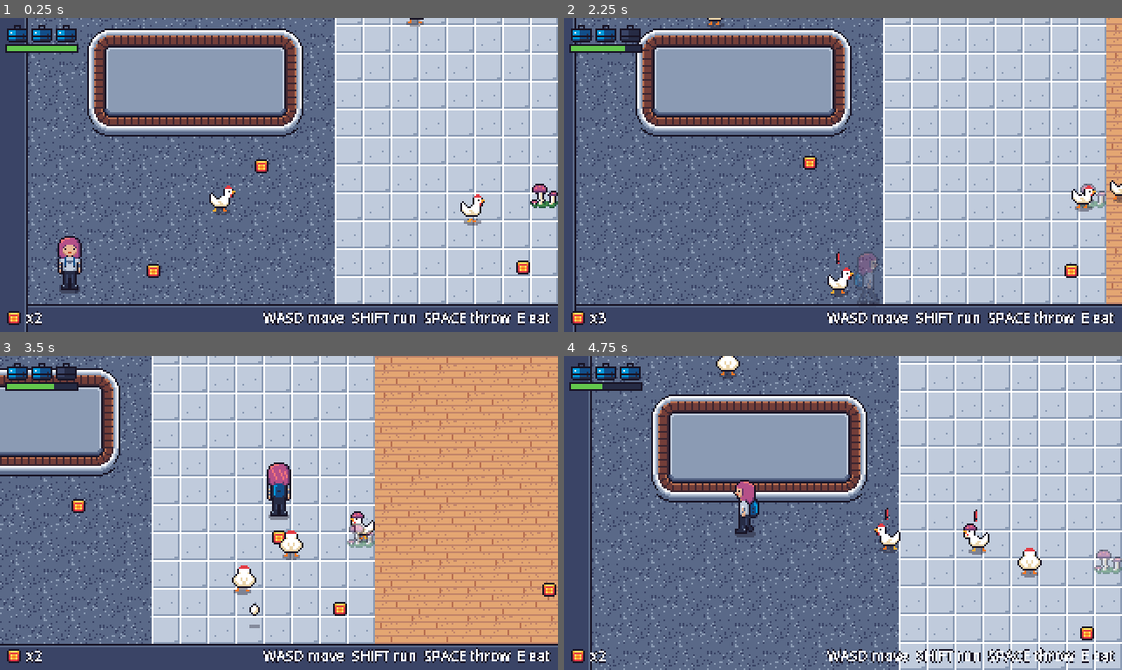
Above: before the commit, frames 1-4 (two rows, left to right).
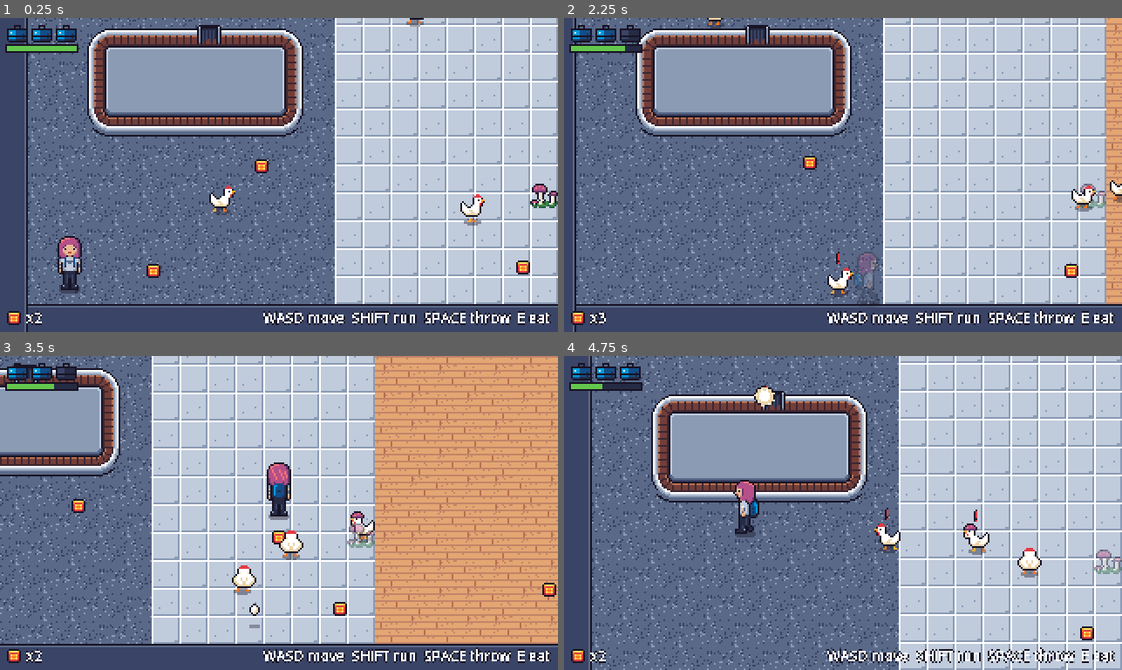
Above: after the commit, the same moments.

Repository: mvdmakesthings/PlanePoultryPanic
Game: Godot game, scene res://scenes/levels/prototype_room.tscn
Two runs of this game, one before a commit and one after it. Both use one fixed random seed, a clock stepped at 60 frames per second and the inputs below.
Inputs (mouse positions are in pixels of both pictures, inside the frame that each line leads up to):
- Up to frame 1 (0.25 s): no input
- Up to frame 2 (2.25 s): move the mouse to (965, 159) at 0.52 s; hold D (move_right) 0.53-1.28 s; hold Shift (run) 0.53-1.28 s; click (965, 159) at 0.67 s; move the mouse to (731, 190) at 1.27 s; hold S (move_down) 1.28-2.03 s; tap E (eat_snack) at 1.35 s; tap Shift (run) at 1.55 s; move the mouse to (898, 105) at 2.02 s; hold D (move_right) from 2.03 s (still down); hold Shift (run) from 2.03 s (still down)
- Up to frame 3 (3.5 s): move the mouse to (251, 575) at 2.77 s; release D (move_right) at 2.78 s; release Shift (run) at 2.78 s; hold W (move_up) from 2.78 s (still down); tap Space (throw_snack) at 2.85 s; click (251, 575) at 2.92 s; tap Shift (run) at 3.05 s
- Up to frame 4 (4.75 s): move the mouse to (1010, 560) at 3.52 s; release W (move_up) at 3.53 s; hold Shift (run) 3.53-4.28 s; hold A (move_left) from 3.53 s (still down); move the mouse to (675, 465) at 4.27 s; tap E (eat_snack) at 4.35 s; tap Shift (run) at 4.55 s

The runs differ from the first frame. In frame 1, 0.2% of the frame differs, in the area x 35-40%, y 2-9%; in frame 2, 0.2%; in frame 3, less than 0.1%; in frame 4, 0.5%, in the area x 27-40%, y 0-18%.

Commit message:
Make the carousel belt carry things into a chicken-defeating chute
Only the center island is solid now. The belt ring is walkable and
carries chickens, snacks, and the player clockwise, turning at each
corner so things ride the whole loop. A chute on the back belt
defeats any chicken carried into it, which bursts into a feather
poof; the player can't fit through.

- Chickens' navigation treats the chute as an obstacle, so they only
  fall in when the belt carries them while distracted
- New feather poof effect and carousel chute tile
- New player_blockers physics layer for the chute
- Smoke tests cover riding the belt, the chute, and the full loop

Diff:
--- a/game/project.godot
+++ b/game/project.godot
@@ -37,6 +37,7 @@
 2d_physics/layer_1="world"
 2d_physics/layer_2="player"
 2d_physics/layer_3="chickens"
+2d_physics/layer_4="player_blockers"
 
 [rendering]
 
--- a/game/scenes/characters/player.tscn
+++ b/game/scenes/characters/player.tscn
@@ -7,7 +7,7 @@
 
 [node name="Player" type="CharacterBody2D" groups=["player"]]
 collision_layer = 2
-collision_mask = 1
+collision_mask = 9
 motion_mode = 1
 script = ExtResource("1_player")
 
--- /dev/null
+++ b/game/scenes/objects/feather_poof.tscn
@@ -0,0 +1,12 @@
+[gd_scene format=3]
+
+[ext_resource type="Script" path="res://scripts/objects/feather_poof.gd" id="1_poof"]
+[ext_resource type="Texture2D" path="res://assets/sprites/feather_poof.png" id="2_texture"]
+
+[node name="FeatherPoof" type="Node2D"]
+script = ExtResource("1_poof")
+
+[node name="Sprite2D" type="Sprite2D" parent="."]
+texture = ExtResource("2_texture")
+offset = Vector2(0, -8)
+hframes = 6
--- a/game/scripts/characters/chicken.gd
+++ b/game/scripts/characters/chicken.gd
@@ -8,6 +8,9 @@
 ##   rage:   chases faster than the player walks, sees further, gives up later
 ##   egg:    stops at range and fires eggs at the player
 
+## Emitted just before a defeated chicken is removed.
+signal defeated
+
 enum State { WANDER, PURSUE, INVESTIGATE, EATING, SEEK_MUSHROOM, FEEDING, WINDUP }
 
 const WALK_SHEET := preload("res://assets/sprites/chicken_walk.png")
@@ -18,6 +21,7 @@
 	"egg": preload("res://assets/sprites/chicken_egg_walk.png"),
 }
 const EGG_SCENE := preload("res://scenes/objects/egg_projectile.tscn")
+const POOF_SCENE := preload("res://scenes/objects/feather_poof.tscn")
 const FRAME_SIZE := Vector2i(16, 16)
 const SHADOW_COLOR := Color(0.094, 0.078, 0.145, 0.4)
 const WORLD_LAYER := 1
@@ -125,7 +129,11 @@
 				_seek_mushroom()
 			State.WINDUP:
 				_windup()
+		velocity += Carousel.push_for(get_tree(), global_position)
 	move_and_slide()
+	if not _is_hopping() and Carousel.in_any_chute(get_tree(), global_position):
+		defeat()
+		return
 	if state == State.WANDER and get_slide_collision_count() > 0:
 		_pick_wander()
 	if velocity.length() > 1.0:
@@ -138,6 +146,15 @@
 func alert() -> void:
 	if state in [State.WANDER, State.SEEK_MUSHROOM]:
 		_start_pursuit(false)
+
+
+## Bursts into feathers and leaves the game.
+func defeat() -> void:
+	var poof := POOF_SCENE.instantiate() as Node2D
+	poof.position = position
+	get_parent().add_child(poof)
+	defeated.emit()
+	queue_free()
 
 
 ## Powers the chicken up immediately. Also used by tests and debugging.
--- a/game/scripts/characters/player.gd
+++ b/game/scripts/characters/player.gd
@@ -68,6 +68,7 @@
 
 	_knockback = _knockback.move_toward(Vector2.ZERO, knockback_decay * delta)
 	velocity = input * (run_speed if running else walk_speed) + _knockback
+	velocity += Carousel.push_for(get_tree(), global_position)
 	move_and_slide()
 
 	_update_animation(input, running)
--- a/game/scripts/levels/prototype_room.gd
+++ b/game/scripts/levels/prototype_room.gd
@@ -25,10 +25,14 @@
 const CAROUSEL_ROWS := {
 	"top_left": 0, "top": 1, "top_right": 2,
 	"left": 3, "island": 4, "right": 5,
-	"bottom_left": 6, "bottom": 7, "bottom_right": 8,
+	"bottom_left": 6, "bottom": 7, "bottom_right": 8, "chute": 9,
 }
 ## Carousel position and size in tiles.
 const CAROUSEL_RECT := Rect2i(3, 9, 8, 4)
+## Which tile column of the carousel's back belt holds the chute.
+const CHUTE_COLUMN := 4
+## Blocks only the player (physics layer 4), so chickens can fall through.
+const PLAYER_BLOCKER_LAYER := 8
 ## The departure gate the player must reach, in tiles.
 const EXIT_RECT := Rect2i(25, 4, 3, 2)
 const GATE_COLOR := Color("63c74d")
@@ -128,6 +132,8 @@
 				piece = vertical + "_" + horizontal
 			elif vertical != "" or horizontal != "":
 				piece = vertical + horizontal
+			if piece == "top" and x == r.position.x + CHUTE_COLUMN:
+				piece = "chute"
 			_props.set_cell(Vector2i(x, y), 1, Vector2i(0, CAROUSEL_ROWS[piece]))
 
 
@@ -137,14 +143,29 @@
 	_add_wall(Rect2(0, room_px.y - TILE, room_px.x, TILE))
 	_add_wall(Rect2(0, 0, TILE, room_px.y))
 	_add_wall(Rect2(room_px.x - TILE, 0, TILE, room_px.y))
-	# The carousel's transparent margin (2px at the top and sides) stays walkable.
+	_build_carousel()
+
+
+## The belt ring is walkable; only the raised island is solid. Pixel
+## offsets match the carousel tile art (see tools/sprites/carousel.py).
+func _build_carousel() -> void:
 	var c := Rect2(CAROUSEL_RECT.position * TILE, CAROUSEL_RECT.size * TILE)
-	_add_wall(Rect2(c.position + Vector2(2, 4), c.size - Vector2(4, 4)))
-
-
-func _add_wall(rect: Rect2) -> void:
+	var outer := Rect2(c.position + Vector2(2, 2), c.size - Vector2(4, 3))
+	var island := Rect2(c.position + Vector2(12, 12), c.size - Vector2(24, 23))
+	var chute_x := c.position.x + CHUTE_COLUMN * TILE
+	var chute := Rect2(chute_x + 2, c.position.y + 2, TILE - 4, 10)
+	_add_wall(island)
+	# The player bumps into the chute instead of riding into it.
+	_add_wall(chute.grow(1), PLAYER_BLOCKER_LAYER)
+
+	var carousel := Carousel.new()
+	carousel.setup(outer, island, chute)
+	add_child(carousel)
+
+
+func _add_wall(rect: Rect2, layer := 1) -> void:
 	var body := StaticBody2D.new()
-	body.collision_layer = 1
+	body.collision_layer = layer
 	body.collision_mask = 0
 	var shape := CollisionShape2D.new()
 	var box := RectangleShape2D.new()
@@ -160,7 +181,9 @@
 	var walkable := NavigationPolygon.new()
 	walkable.agent_radius = NAV_AGENT_RADIUS
 	walkable.parsed_geometry_type = NavigationPolygon.PARSED_GEOMETRY_STATIC_COLLIDERS
-	walkable.parsed_collision_mask = 1
+	# Include the chute, so chickens never choose to walk into it. They only
+	# fall in when the belt carries them there.
+	walkable.parsed_collision_mask = 1 | PLAYER_BLOCKER_LAYER
 	walkable.source_geometry_mode = NavigationPolygon.SOURCE_GEOMETRY_GROUPS_WITH_CHILDREN
 	walkable.source_geometry_group_name = NAV_OBSTACLES
 	var room_px := Vector2(ROOM * TILE)
--- /dev/null
+++ b/game/scripts/objects/carousel.gd
@@ -0,0 +1,58 @@
+class_name Carousel
+extends Node2D
+## Gameplay for a baggage carousel. The ring around the raised island is a
+## clockwise belt that carries anything standing or lying on it. Chickens
+## carried into the chute are defeated; the player can't fit through it.
+##
+## The room paints the tiles; this node only knows the carousel's shape.
+
+## How fast the belt carries things, in pixels per second.
+@export var belt_speed := 40.0
+
+## Everything inside the outer rim, in world pixels.
+var outer: Rect2
+## The raised center island. Solid; the belt runs around it.
+var island: Rect2
+## The chute opening on the back belt.
+var chute: Rect2
+
+
+func _ready() -> void:
+	add_to_group("conveyors")
+
+
+func setup(outer_rect: Rect2, island_rect: Rect2, chute_rect: Rect2) -> void:
+	outer = outer_rect
+	island = island_rect
+	chute = chute_rect
+
+
+## Belt velocity at a world position, or zero off the belt.
+func push_at(pos: Vector2) -> Vector2:
+	if not outer.has_point(pos) or island.has_point(pos):
+		return Vector2.ZERO
+	# Check the side columns first, so each corner turns things onto the next
+	# run of the loop instead of carrying them straight off the belt.
+	if pos.x < island.position.x:
+		return (Vector2.RIGHT if pos.y < island.position.y else Vector2.UP) * belt_speed
+	if pos.x >= island.end.x:
+		return (Vector2.LEFT if pos.y >= island.end.y else Vector2.DOWN) * belt_speed
+	if pos.y < island.position.y:
+		return Vector2.RIGHT * belt_speed
+	return Vector2.LEFT * belt_speed
+
+
+## Total belt velocity from every carousel at a world position.
+static func push_for(tree: SceneTree, pos: Vector2) -> Vector2:
+	var total := Vector2.ZERO
+	for node in tree.get_nodes_in_group("conveyors"):
+		total += (node as Carousel).push_at(pos)
+	return total
+
+
+## True if the position is inside any carousel's chute.
+static func in_any_chute(tree: SceneTree, pos: Vector2) -> bool:
+	for node in tree.get_nodes_in_group("conveyors"):
+		if (node as Carousel).chute.has_point(pos):
+			return true
+	return false
--- /dev/null
+++ b/game/scripts/objects/feather_poof.gd
@@ -0,0 +1,18 @@
+extends Node2D
+## The burst of feathers a defeated chicken leaves behind. Plays once.
+
+const FRAMES := 6
+const FPS := 12.0
+
+var _time := 0.0
+
+@onready var _sprite: Sprite2D = $Sprite2D
+
+
+func _process(delta: float) -> void:
+	_time += delta
+	var frame := int(_time * FPS)
+	if frame >= FRAMES:
+		queue_free()
+		return
+	_sprite.frame = frame
--- a/game/scripts/objects/thrown_snack.gd
+++ b/game/scripts/objects/thrown_snack.gd
@@ -22,6 +22,11 @@
 
 func _physics_process(delta: float) -> void:
 	if _landed:
+		# Snacks lying on a carousel ride the belt, and vanish down the chute.
+		position += Carousel.push_for(get_tree(), global_position) * delta
+		if Carousel.in_any_chute(get_tree(), global_position):
+			queue_free()
+			return
 		lifetime -= delta
 		# Blink during the last two seconds so the player knows it's going stale.
 		visible = lifetime > 2.0 or int(lifetime * 8.0) % 2 == 0
--- a/game/tests/prototype_smoke.gd
+++ b/game/tests/prototype_smoke.gd
@@ -54,8 +54,8 @@
 		await get_tree().physics_frame
 		_check(player.health == hurt_health + 1, "eating a snack heals 1")
 
-	# A snack thrown into the carousel must land outside it, or chickens
-	# would push against the carousel forever trying to reach it.
+	# A snack thrown at the carousel must not land on the solid island, or
+	# chickens would push against it forever trying to reach the snack.
 	for lure in get_tree().get_nodes_in_group("snack_lures"):
 		lure.queue_free()
 	player.global_position = Vector2(140, 214)
@@ -69,29 +69,34 @@
 	if lures.size() == 1:
 		var landed: Vector2 = lures[0].global_position
 		print("snack thrown at the carousel landed at %s" % landed)
-		_check(landed.y >= 208.0, "snack thrown at the carousel stays outside it")
-
-	# Pathfinding: a chicken north of the carousel must walk around it to
-	# reach a snack directly south of it.
+		_check(landed.y >= 197.0, "snack thrown at the carousel stops short of the island")
+
+	# Pathfinding: a chicken west of the carousel must route around the
+	# solid island to reach a snack directly east of it.
 	for lure in get_tree().get_nodes_in_group("snack_lures"):
 		lure.queue_free()
 	var chickens := get_tree().get_nodes_in_group("chickens")
 	for i in range(1, chickens.size()):
 		chickens[i].queue_free()
 	var runner: Chicken = chickens[0]
-	runner.global_position = Vector2(112, 136)
+	runner.global_position = Vector2(28, 176)
+	runner.snack_notice_range = 200.0  # this test is about routing, not senses
 	runner.state = Chicken.State.WANDER
 	runner.set_physics_process(true)
 	player.global_position = Vector2(440, 290)
 	var bait: ThrownSnack = preload("res://scenes/objects/thrown_snack.tscn").instantiate()
 	bait.direction = Vector2.ZERO
-	bait.position = Vector2(112, 230)
+	bait.position = Vector2(196, 176)
 	room.get_node("Entities").add_child(bait)
-	await _wait(4.0)
-	_check(runner.state == Chicken.State.EATING, "chicken paths around the carousel to a snack")
+	await _wait(6.0)
+	if is_instance_valid(runner):
+		print("pathfinding chicken at %s, state %d" % [runner.global_position, runner.state])
+	_check(is_instance_valid(runner) and not is_instance_valid(bait),
+		"chicken paths around the carousel island and eats the snack")
 
 	room.queue_free()
 	await _power_tests()
+	await _carousel_tests()
 
 	if _failures.is_empty():
 		print("SMOKE TEST PASSED")
@@ -140,6 +145,56 @@
 	print("flight chicken ended at %s" % chicken.global_position)
 	_check(chicken.global_position.y > 208.0 and chicken.global_position.x < 180.0,
 		"flight chicken hops straight over the carousel")
+	setup[0].queue_free()
+
+
+## The carousel belt and its chute. The chute is on the back belt at x 114-126.
+func _carousel_tests() -> void:
+	# A chicken busy eating on the back belt rides it into the chute.
+	var setup := await _fresh_room(Vector2(84, 151), Vector2(400, 290))
+	var chicken: Chicken = setup[1]
+	var defeated := [false]
+	chicken.defeated.connect(func() -> void: defeated[0] = true)
+	chicken.state = Chicken.State.EATING
+	chicken._timer = 5.0
+	await _wait(2.0)
+	_check(defeated[0] and not is_instance_valid(chicken), "belt carries a chicken into the chute")
+	setup[0].queue_free()
+
+	# The player rides the belt but is stopped at the chute.
+	setup = await _fresh_room(Vector2(400, 290), Vector2(96, 151))
+	setup[1].queue_free()
+	var player: Player = setup[2]
+	await _wait(1.5)
+	print("player on the belt ended at %s" % player.global_position)
+	_check(player.global_position.x < 114.0 and player.global_position.x > 100.0,
+		"belt carries the player but the chute stops them")
+	setup[0].queue_free()
+
+	# A snack lying on the belt rides into the chute and is gone.
+	setup = await _fresh_room(Vector2(400, 290), Vector2(400, 260))
+	setup[1].queue_free()
+	var bait: ThrownSnack = preload("res://scenes/objects/thrown_snack.tscn").instantiate()
+	bait.direction = Vector2.ZERO
+	bait.position = Vector2(100, 151)
+	setup[0].get_node("Entities").add_child(bait)
+	await _wait(1.0)
+	_check(not is_instance_valid(bait), "snack on the belt goes down the chute")
+	setup[0].queue_free()
+
+	# A snack on the front belt rides the whole loop (left, up, right) to the
+	# chute instead of falling off at a corner.
+	setup = await _fresh_room(Vector2(400, 290), Vector2(400, 260))
+	setup[1].queue_free()
+	bait = preload("res://scenes/objects/thrown_snack.tscn").instantiate()
+	bait.direction = Vector2.ZERO
+	bait.lifetime = 30.0
+	bait.position = Vector2(150, 202)
+	setup[0].get_node("Entities").add_child(bait)
+	await _wait(7.0)
+	if is_instance_valid(bait):
+		print("looping snack stuck at %s" % bait.global_position)
+	_check(not is_instance_valid(bait), "snack rides the full belt loop around the corners")
 	setup[0].queue_free()
 
 
Binary file changed: game/assets/sprites/carousel.png
Binary file added: game/assets/sprites/feather_poof.png
Not shown, added: game/assets/sprites/feather_poof.png.import
Not shown, added: game/scripts/objects/carousel.gd.uid
Not shown, added: game/scripts/objects/feather_poof.gd.uid
Not shown, changed: docs/art-style-guide.md
Not shown, changed: docs/game-design-document.md
Not shown, changed: docs/roadmap.md
Not shown, changed: tools/sprites/build.py
Not shown, changed: tools/sprites/carousel.py
Not shown, added: tools/sprites/effects.py
